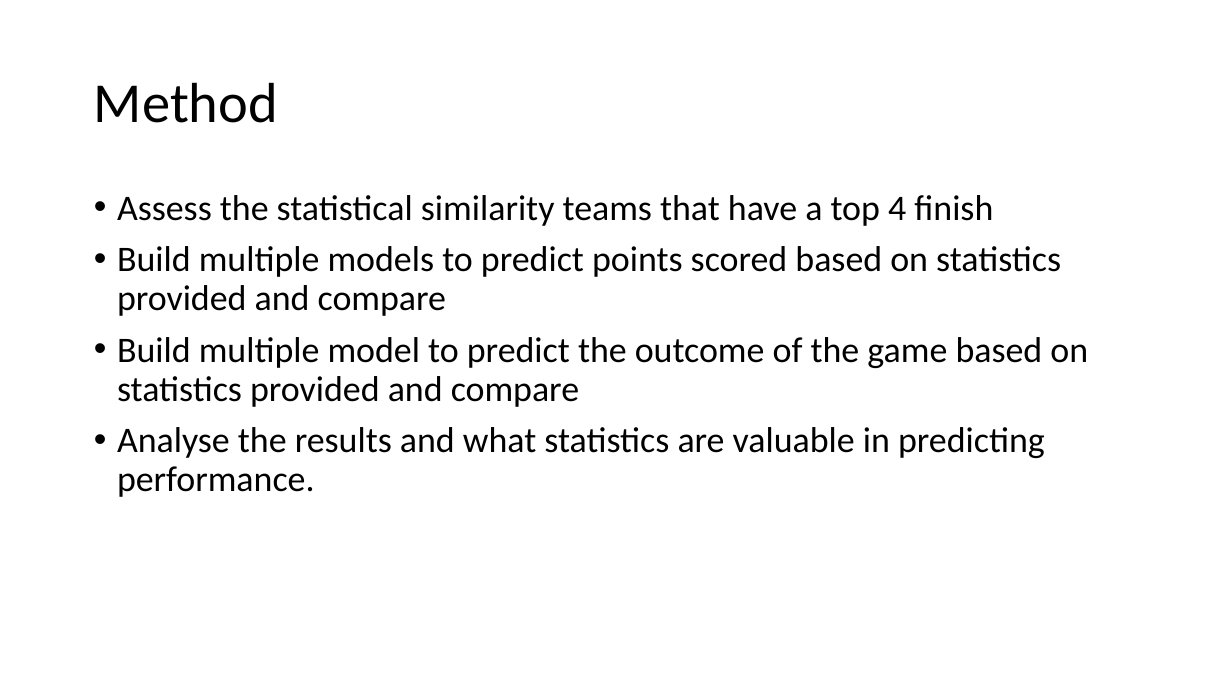
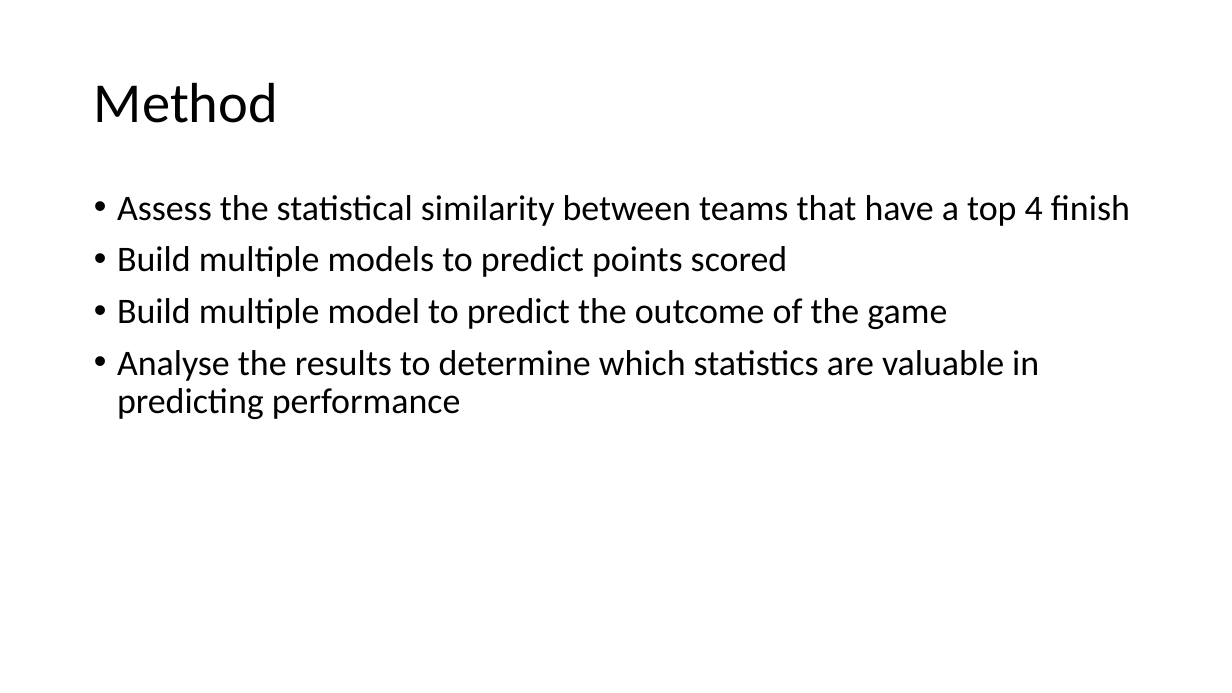
Before and after one commit to RobertRiddell/Olympic-Basketball, a slide deck: slide 3 of docs/Olympic Basketball.pptx. Drawn at 1232x693 pixels with LibreOffice and Linux fonts; fonts in the diff are those of the drawing. Boxes give left, top, right and bottom in pixels: in the first picture for what was removed or moved away, otherwise in the second. Text is boxed around its words. In the diff, an @@ line names an element or a change of style, - is before the commit and + after.

```diff
--- a/docs/Olympic Basketball.pptx
+++ b/docs/Olympic Basketball.pptx
@@ text at box(117, 195, 1130, 419): text changed @@
-• Assess the statistical similarity teams that have a top 4 finish
-• Build multiple models to predict points scored based on statistics provided and compare
-• Build multiple model to predict the outcome of the game based on statistics provided and compare
-• Analyse the results and what statistics are valuable in predicting performance.
+• Assess the statistical similarity between teams that have a top 4 finish
+• Build multiple models to predict points scored
+• Build multiple model to predict the outcome of the game
+• Analyse the results to determine which statistics are valuable in predicting performance
```
Also in this commit, not shown: 4 other slides changed, 1 other file.
